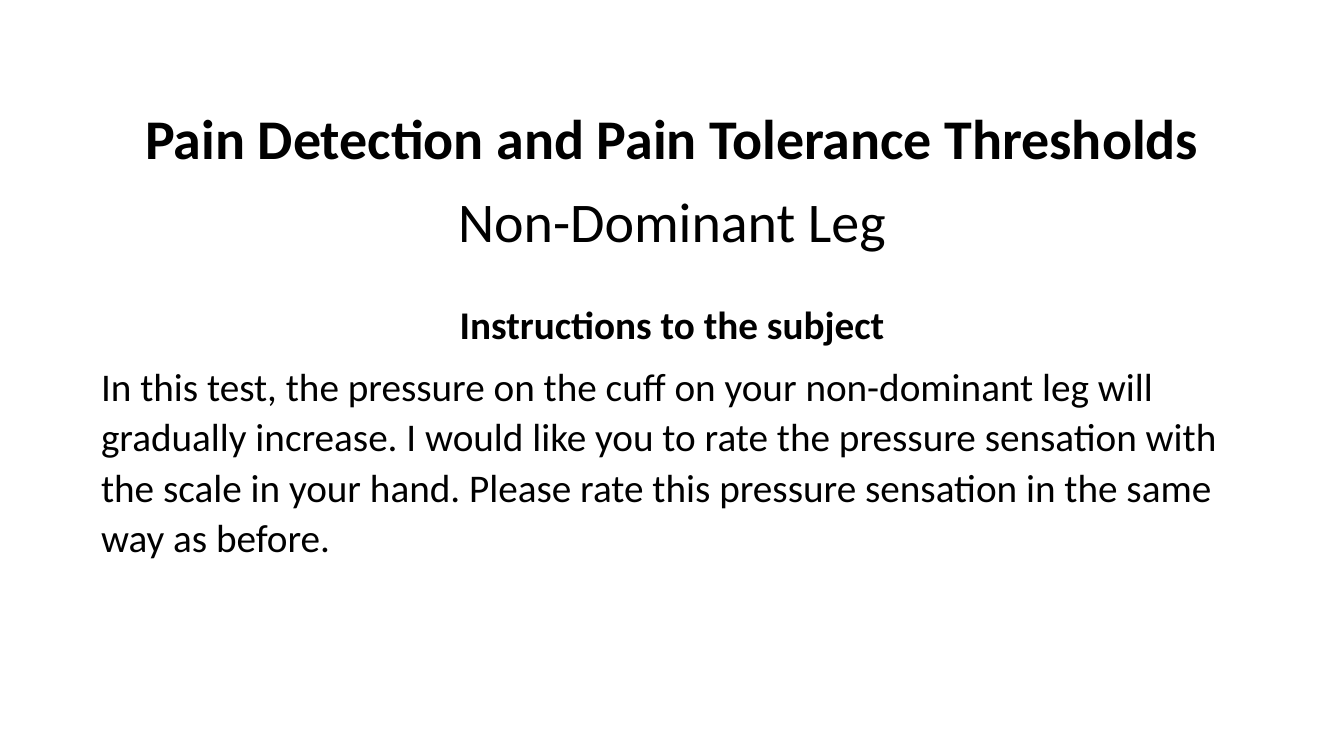
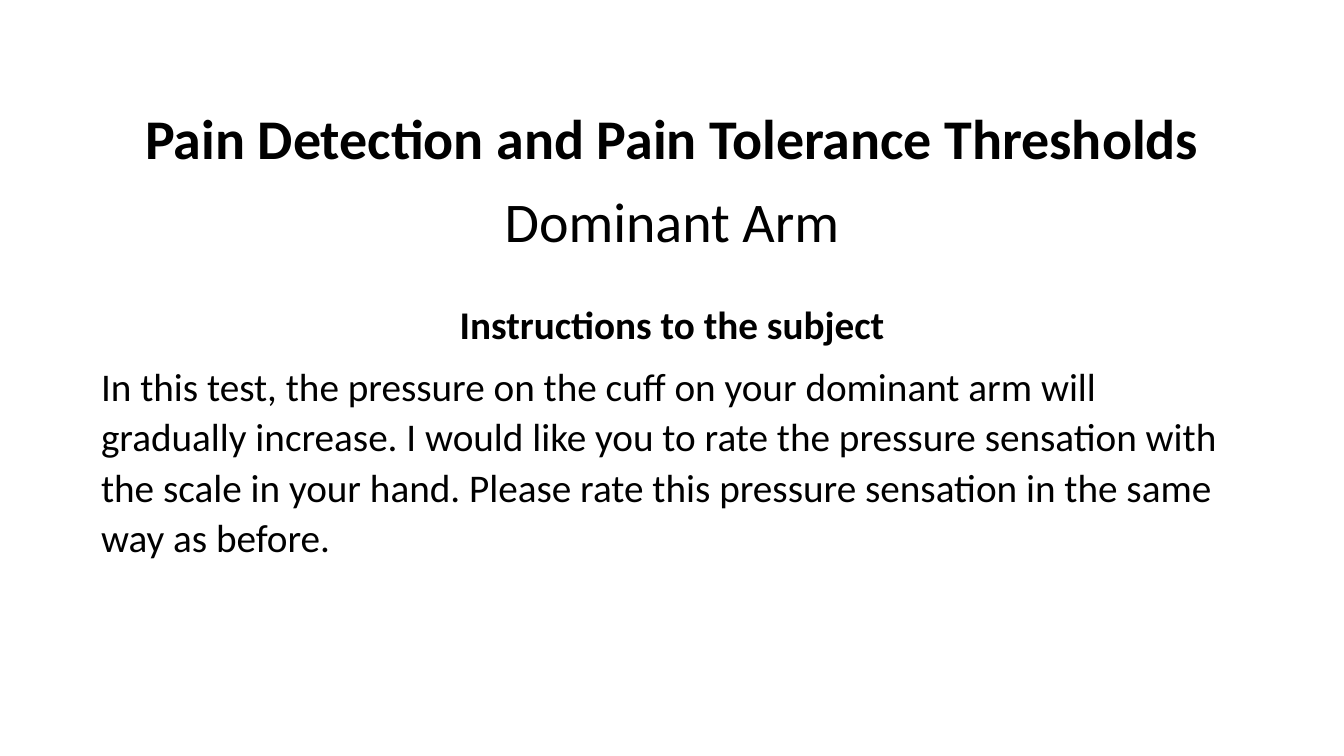
Before and after one commit to LabBench-Society/Protocols.Beta, a slide deck: slide 18 of docs/painEffort/Images.pptx. Drawn at 1344x756 pixels with LibreOffice and Linux fonts; fonts in the diff are those of the drawing. Boxes give left, top, right and bottom in pixels: in the first picture for what was removed or moved away, otherwise in the second. Text is boxed around its words. In the diff, an @@ line names an element or a change of style, - is before the commit and + after.

Commit message:
Changed to non-dominant and to the arms

```diff
--- a/docs/painEffort/Images.pptx
+++ b/docs/painEffort/Images.pptx
@@ text at <box>505,203,839,243</box>: text changed @@
-Non-Dominant Leg
+Dominant Arm
@@ text at <box>101,373,1217,559</box>: text changed @@
-In this test, the pressure on the cuff on your non-dominant leg will gradually increase. I would like you to rate the pressure sensation with the scale in your hand. Please rate this pressure sensation in the same way as before.
+In this test, the pressure on the cuff on your dominant arm will gradually increase. I would like you to rate the pressure sensation with the scale in your hand. Please rate this pressure sensation in the same way as before.
```
Also in this commit, not shown: 4 other slides changed, 11 other files.
